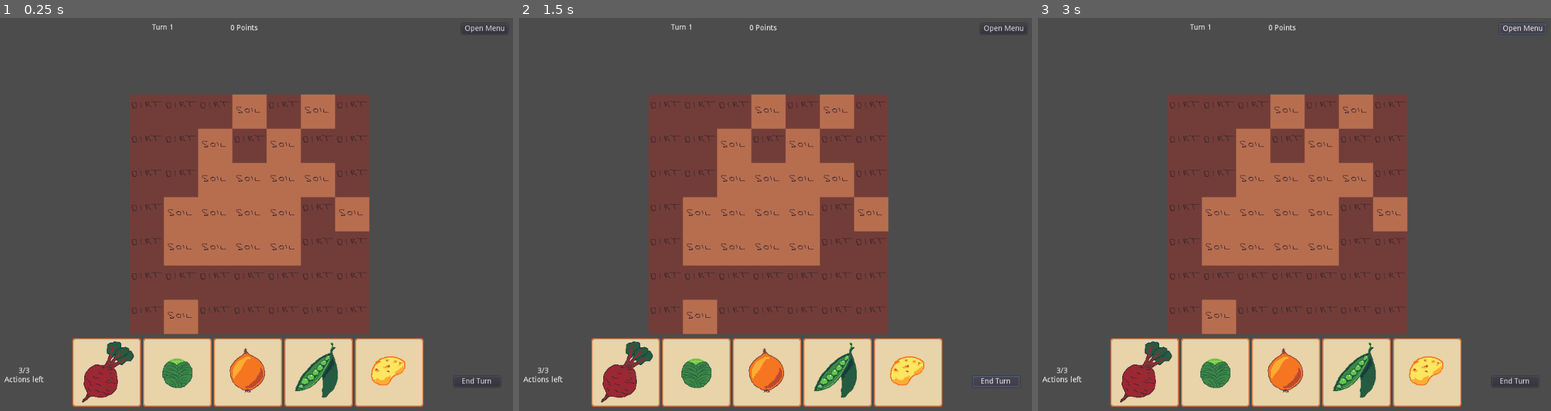
Above: before the commit, frames 1-3 (left to right).
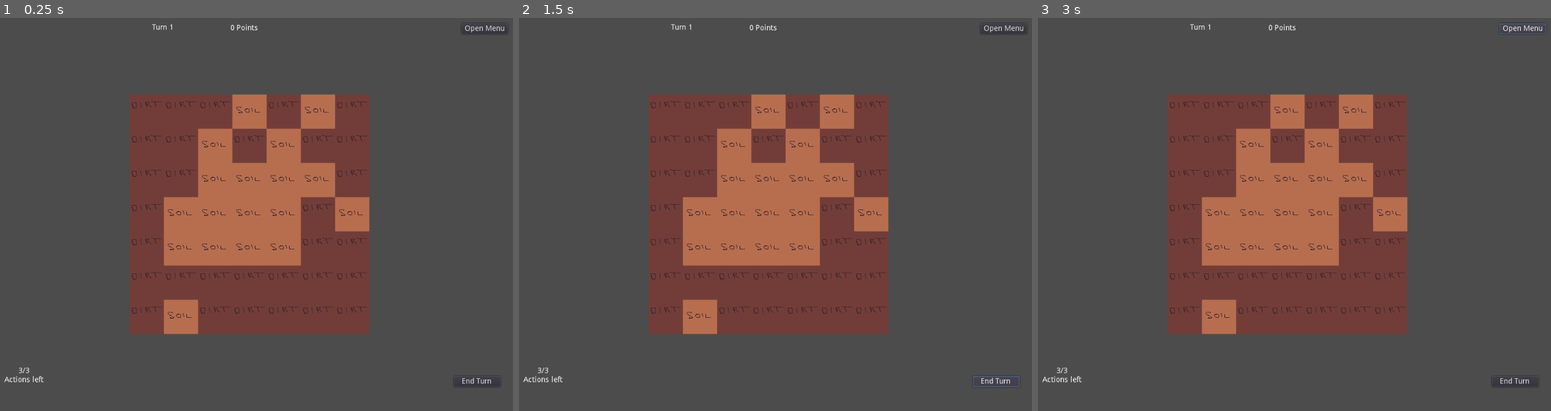
Above: after the commit, the same moments.

Repository: Rellikiox/Harvest-Season
Game: Godot game, scene res://Game.tscn
Same seed, same stepped clock (60 frames per second), same inputs: the game is played once before the commit and once after it.
Inputs:
- Up to frame 1 (0.25 s): no input
- Up to frame 2 (1.5 s): click "End Turn" at 0.5 s; click "End Turn" at 1.25 s
- Up to frame 3 (3 s): click "End Turn" at 2 s; click "Open Menu" at 2.75 s

The runs differ from the first frame. In frame 1, 12% of the frame differs, in the area x 14-83%, y 81-99%; in frame 2, 12%; in frame 3, 12%.
Error after the commit: Invalid get index 'DIG_GROUND' (on base: 'Dictionary'). (res://cards/DeckManager.gd:4)

Commit message:
Add draw pile, hand and discard pile
- Deck management now:
-- Initializes a draw_pile from the deck
-- Deals cards into the hand form the draw_pile
-- Discarded cards are shuffled into the draw pile when it's empty

Diff:
--- a/cards/DeckManager.gd
+++ b/cards/DeckManager.gd
@@ -3,19 +3,51 @@
 
 var deck = [
 	Global.CardEnum.PLANT_BEET,
+	Global.CardEnum.PLANT_BEET,
+	Global.CardEnum.PLANT_BEET,
+	Global.CardEnum.PLANT_PEAS,
+	Global.CardEnum.PLANT_PEAS,
+	Global.CardEnum.PLANT_PEAS,
+	Global.CardEnum.PLANT_CABBAGE,
+	Global.CardEnum.PLANT_CABBAGE,
 	Global.CardEnum.PLANT_CABBAGE,
 	Global.CardEnum.PLANT_ONION,
-	Global.CardEnum.PLANT_PEAS,
-	Global.CardEnum.PLANT_POTATO
+	Global.CardEnum.PLANT_ONION,
+	Global.CardEnum.PLANT_ONION,
+	Global.CardEnum.PLANT_POTATO,
+	Global.CardEnum.PLANT_POTATO,
+	Global.CardEnum.PLANT_POTATO,
+	Global.CardEnum.PLACE_SPRINKLER,
+	Global.CardEnum.PLACE_SPRINKLER,
+	Global.CardEnum.DIG_GROUND,
+	Global.CardEnum.DIG_GROUND,
+	Global.CardEnum.DIG_GROUND
 ]
-var index = 0
 
+var draw_pile = []
+var hand = []
+var discard_pile = []
 
 func _init():
-	print('asd')
+	randomize()
+	draw_pile = deck.duplicate()
+	draw_pile.shuffle()
 
 
 func draw_cards(amount):
-	var cards = deck.slice(index, index + amount - 1)
-	index = (index + amount) % len(deck)
-	return cards
+	for card in hand:
+		discard_pile.append(card)
+
+	hand = []
+	for i in range(amount):
+		if draw_pile.empty():
+			replenish_draw_pile()
+		hand.append(draw_pile.pop_front())
+
+	return hand
+
+
+func replenish_draw_pile():
+	draw_pile = discard_pile
+	draw_pile.shuffle()
+	discard_pile = []
